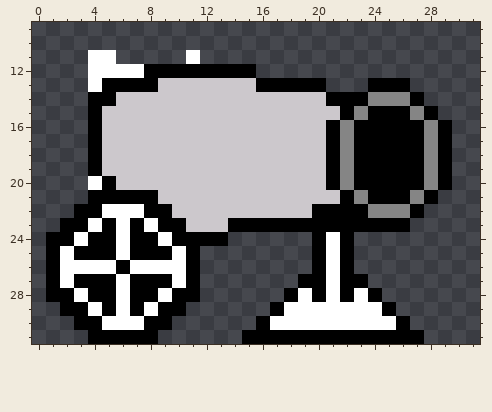
Pixel-art sprite, stored at assets/tower01.png. The picture above is the old version.
The file is 32x32 pixels. Shown: x 0..31, y 9..31. The old version is drawn lined up with the new one.
After:
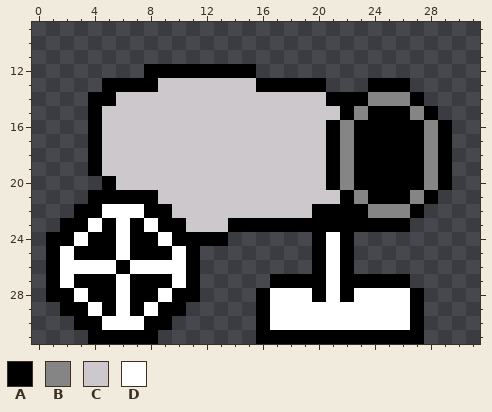
Palette (. is transparent): A #000000  B #858585  C #ccc8cc  D #ffffff
Change:
whole drawing moved by +0,+5 (the old picture is shown already moved)
@@ x 2..13 @@
 10 ............
-11 ..DD.....D..
-12 ..DDDDAAAAAA
-13 ..DAAAACCCCC
+11 ............
+12 ......AAAAAA
+13 ...AAAACCCCC
 14 ..AACCCCCCCC
@@ x 2..6 @@
 19 ..ACC
-20 ..DAC
+20 ...AC
 21 ..AAA
@@ x 13..29 @@
 26 .......ADA.......
-27 ......AADAA......
-28 .....ADADADA.....
-29 ....ADDDDDDDA....
-30 ...ADDDDDDDDDA...
-31 ..AAAAAAAAAAAAA..
+27 ....AAAADAAAAA...
+28 ...ADDDADADDDDA..
+29 ...ADDDDDDDDDDA..
+30 ...ADDDDDDDDDDA..
+31 ...AAAAAAAAAAAA..
Pixel boxes of the changes (left, top, right, bottom) in both pictures:
erased: (88, 50, 200, 92)
erased: (88, 176, 102, 190)
changed: (242, 274, 298, 344)
changed: (368, 274, 424, 330)
